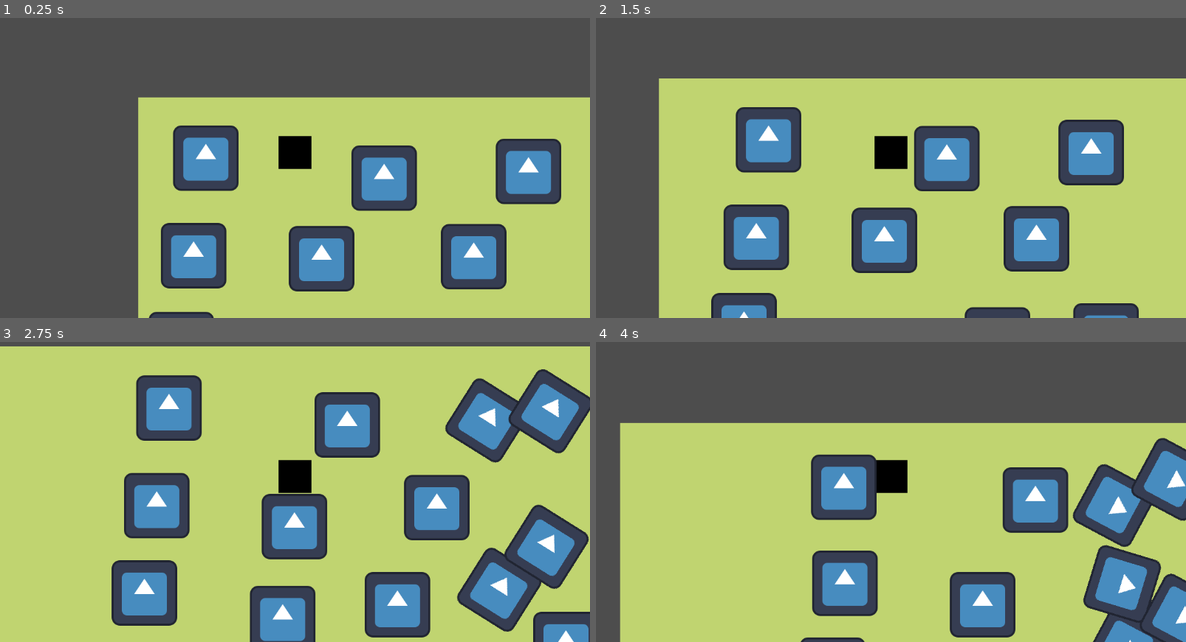
Above: before the commit, frames 1-4 (two rows, left to right).
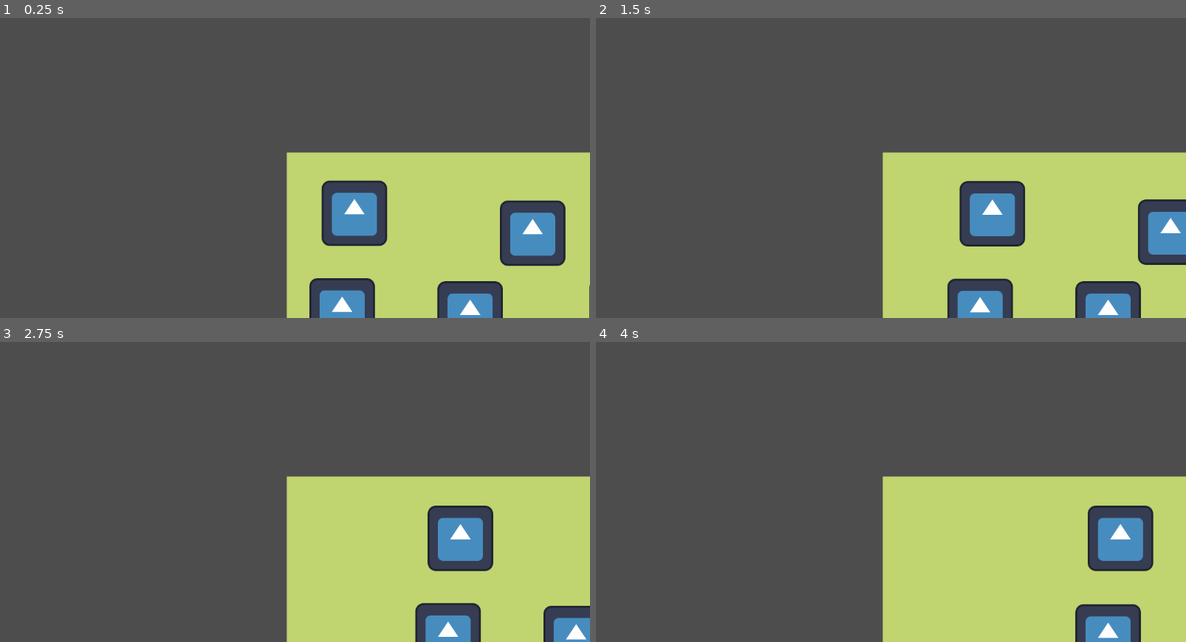
Above: after the commit, the same moments.

Repository: matulai/videojuego-rival-tactics
Game: Godot game, scene res://scenes/main.tscn
Same seed, same stepped clock (60 frames per second), same inputs: the game is played once before the commit and once after it. The engine's default icon, where the game draws it, is replaced by a stand-in: a white triangle on a blue panel in a dark square.
Inputs:
- Up to frame 1 (0.25 s): no input
- Up to frame 2 (1.5 s): tap Enter at 0.5 s; hold Right (ui_right) 0.53-1.28 s; tap X (Attack) at 0.6, 1.35 s; hold Down (ui_down) from 1.28 s (still down)
- Up to frame 3 (2.75 s): release Down (ui_down) at 2.03 s; hold Right (ui_right) from 2.03 s (still down); tap X (Attack) at 2.1 s
- Up to frame 4 (4 s): release Right (ui_right) at 2.78 s; hold Up (ui_up) 2.78-3.53 s; tap X (Attack) at 2.85, 3.6 s; hold Left (ui_left) from 3.53 s (still down)

The runs differ from the first frame. In frame 1, 40% of the frame differs, in the area x 23-100%, y 26-100%; in frame 2, 52%; in frame 3, 78%, in the area x 0-100%, y 1-100%; in frame 4, 52%.

Commit message:
cambios minimos

Diff:
--- a/boss_rival_tactics/characters/player/Player.gd
+++ b/boss_rival_tactics/characters/player/Player.gd
@@ -1,4 +1,33 @@
 extends Character
 
+@export var is_player_one: bool
+@export var damage: int
+
+@onready var hitbox: Area2D = $Hitbox
+@onready var attack_cooldown: Timer = $AttackCooldown
+@onready var slash_sprite_node: Node2D = $Node2D
+
 func handle_input() -> void:
-	move_direction = Input.get_vector("ui_left", "ui_right", "ui_up", "ui_down")
+	if is_player_one:
+		move_direction = Input.get_vector("move_left_1", "move_right_1", "move_up_1", "move_down_1")
+		if move_direction:
+			slash_sprite_node.rotation = move_direction.angle()
+			hitbox.rotation = move_direction.angle()
+		if Input.is_action_just_pressed("attack_1"):
+			attack()
+	else :
+		move_direction = Input.get_vector("move_left_2", "move_right_2", "move_up_2", "move_down_2")
+		if move_direction:
+			slash_sprite_node.rotation = move_direction.angle()
+			hitbox.rotation = move_direction.angle()
+		if Input.is_action_just_pressed("attack_2"):
+			attack()
+
+func attack() -> void:
+	if attack_cooldown.is_stopped():
+		attack_cooldown.start()
+		_play_animation("attack_animation")
+
+func _on_hitbox_body_entered(body: Node2D) -> void:
+	if body.has_method("take_damage") and (body.isTeamOne != isTeamOne):
+		body.take_damage(damage, 0, 0)
--- a/boss_rival_tactics/characters/player/Player.tscn
+++ b/boss_rival_tactics/characters/player/Player.tscn
@@ -6,12 +6,110 @@
 [ext_resource type="Script" path="res://characters/player/states/IdleState.gd" id="3_nn1f3"]
 [ext_resource type="Texture2D" uid="uid://ddonrslxbn1s3" path="res://assets/sprites/player.png" id="3_wqmio"]
 [ext_resource type="Script" path="res://characters/player/states/WalkState.gd" id="4_ugem5"]
+[ext_resource type="Texture2D" uid="uid://bx0yqniirp5q6" path="res://assets/Smear 01 Horizontal 1.png" id="7_18spf"]
+
+[sub_resource type="Animation" id="Animation_cvd4a"]
+resource_name = "Default"
+
+[sub_resource type="Animation" id="Animation_5w8xk"]
+resource_name = "attack_animation"
+length = 0.3
+tracks/0/type = "value"
+tracks/0/imported = false
+tracks/0/enabled = true
+tracks/0/path = NodePath("Node2D/SlashSprite2D:frame")
+tracks/0/interp = 1
+tracks/0/loop_wrap = true
+tracks/0/keys = {
+"times": PackedFloat32Array(0.05, 0.1, 0.15, 0.2, 0.25),
+"transitions": PackedFloat32Array(1, 1, 1, 1, 1),
+"update": 1,
+"values": [0, 1, 2, 3, 4]
+}
+tracks/1/type = "value"
+tracks/1/imported = false
+tracks/1/enabled = true
+tracks/1/path = NodePath("Hitbox/CollisionShape2D:disabled")
+tracks/1/interp = 1
+tracks/1/loop_wrap = true
+tracks/1/keys = {
+"times": PackedFloat32Array(0.05, 0.27),
+"transitions": PackedFloat32Array(1, 1),
+"update": 1,
+"values": [false, true]
+}
+tracks/2/type = "value"
+tracks/2/imported = false
+tracks/2/enabled = true
+tracks/2/path = NodePath("Node2D/SlashSprite2D:visible")
+tracks/2/interp = 1
+tracks/2/loop_wrap = true
+tracks/2/keys = {
+"times": PackedFloat32Array(0.01, 0.3),
+"transitions": PackedFloat32Array(1, 1),
+"update": 1,
+"values": [true, false]
+}
+
+[sub_resource type="AnimationLibrary" id="AnimationLibrary_2guky"]
+_data = {
+"Default": SubResource("Animation_cvd4a"),
+"attack_animation": SubResource("Animation_5w8xk")
+}
 
 [sub_resource type="CircleShape2D" id="CircleShape2D_4hgfe"]
-radius = 32.0
+radius = 16.0
+
+[sub_resource type="AtlasTexture" id="AtlasTexture_20t42"]
+atlas = ExtResource("7_18spf")
+region = Rect2(0, 0, 48, 48)
+
+[sub_resource type="AtlasTexture" id="AtlasTexture_v8n6f"]
+atlas = ExtResource("7_18spf")
+region = Rect2(48, 0, 48, 48)
+
+[sub_resource type="AtlasTexture" id="AtlasTexture_amk0h"]
+atlas = ExtResource("7_18spf")
+region = Rect2(96, 0, 48, 48)
+
+[sub_resource type="AtlasTexture" id="AtlasTexture_2sq7c"]
+atlas = ExtResource("7_18spf")
+region = Rect2(144, 0, 48, 48)
+
+[sub_resource type="AtlasTexture" id="AtlasTexture_lcg2m"]
+atlas = ExtResource("7_18spf")
+region = Rect2(192, 0, 48, 48)
+
+[sub_resource type="SpriteFrames" id="SpriteFrames_wt4jp"]
+animations = [{
+"frames": [{
+"duration": 1.0,
+"texture": SubResource("AtlasTexture_20t42")
+}, {
+"duration": 1.0,
+"texture": SubResource("AtlasTexture_v8n6f")
+}, {
+"duration": 1.0,
+"texture": SubResource("AtlasTexture_amk0h")
+}, {
+"duration": 1.0,
+"texture": SubResource("AtlasTexture_2sq7c")
+}, {
+"duration": 1.0,
+"texture": SubResource("AtlasTexture_lcg2m")
+}],
+"loop": true,
+"name": &"default",
+"speed": 10.0
+}]
+
+[sub_resource type="RectangleShape2D" id="RectangleShape2D_iw7uy"]
+size = Vector2(17, 29)
 
 [node name="Player" instance=ExtResource("1_j1huk")]
 script = ExtResource("2_dtn6i")
+is_player_one = false
+damage = 0
 
 [node name="AbstractStateMachine" parent="." index="0"]
 script = ExtResource("3_7x6qo")
@@ -28,7 +126,36 @@
 state_id = "walk"
 
 [node name="Sprite2D" parent="." index="1"]
+scale = Vector2(0.5, 0.5)
 texture = ExtResource("3_wqmio")
+
+[node name="AnimationPlayer" parent="." index="2"]
+libraries = {
+"": SubResource("AnimationLibrary_2guky")
+}
 
 [node name="CollisionShape2D" parent="." index="3"]
 shape = SubResource("CircleShape2D_4hgfe")
+
+[node name="Node2D" type="Node2D" parent="." index="4"]
+
+[node name="SlashSprite2D" type="AnimatedSprite2D" parent="Node2D" index="0"]
+visible = false
+position = Vector2(20, -3)
+scale = Vector2(1.001, 1.23)
+sprite_frames = SubResource("SpriteFrames_wt4jp")
+frame = 4
+
+[node name="Hitbox" type="Area2D" parent="." index="5"]
+collision_mask = 3
+
+[node name="CollisionShape2D" type="CollisionShape2D" parent="Hitbox" index="0"]
+position = Vector2(25.5, -1.5)
+shape = SubResource("RectangleShape2D_iw7uy")
+disabled = true
+
+[node name="AttackCooldown" type="Timer" parent="." index="6"]
+wait_time = 0.35
+one_shot = true
+
+[connection signal="body_entered" from="Hitbox" to="." method="_on_hitbox_body_entered"]
--- a/boss_rival_tactics/weapons/Proyectile.gd
+++ b/boss_rival_tactics/weapons/Proyectile.gd
@@ -8,13 +8,14 @@
 var damage: int
 var collision: int
 
-func initialize(initial_position: Vector2, dir: Vector2, speed: int, dam: int, angle: float, collision_mask: int) -> void:
+func initialize(initial_position: Vector2, dir: Vector2, speed: int, dam: int, angle: float, isTeamOne: bool) -> void:
 	position = initial_position
 	rotation += angle
 	damage = dam
 	direction = dir
 	VELOCITY = speed
-	collision = collision_mask
+#	Los del teamOne detectan colision con layer 2 y viceversa.
+	collision = 2 if isTeamOne else 1
 
 func _ready() -> void:
 	lifetime_timer.start()
--- a/boss_rival_tactics/weapons/Proyectile.tscn
+++ b/boss_rival_tactics/weapons/Proyectile.tscn
@@ -1,27 +1,16 @@
-[gd_scene load_steps=4 format=3 uid="uid://bftfueubtbhuy"]
+[gd_scene load_steps=2 format=3 uid="uid://bftfueubtbhuy"]
 
 [ext_resource type="Script" path="res://weapons/Proyectile.gd" id="1_w5fdp"]
-[ext_resource type="Texture2D" uid="uid://bbl52ylkhlmx3" path="res://assets/dark_arrow.png" id="2_flgej"]
-
-[sub_resource type="RectangleShape2D" id="RectangleShape2D_omqfg"]
-size = Vector2(20, 6)
 
 [node name="Proyectile" type="Area2D"]
 collision_layer = 4
 script = ExtResource("1_w5fdp")
 
 [node name="Sprite2D" type="Sprite2D" parent="."]
-position = Vector2(-9, 1)
-scale = Vector2(2.875, 2.25)
-texture = ExtResource("2_flgej")
 
 [node name="LifetimeTimer" type="Timer" parent="."]
-wait_time = 10.0
-one_shot = true
 
 [node name="CollisionShape2D" type="CollisionShape2D" parent="."]
-position = Vector2(-10, 0)
-shape = SubResource("RectangleShape2D_omqfg")
 
 [connection signal="body_entered" from="." to="." method="_on_hitbox_body_entered"]
 [connection signal="timeout" from="LifetimeTimer" to="." method="_on_lifetime_timer_timeout"]
Not shown: 1 places in boss_rival_tactics/characters/player/Player.tscn that only renumber resources
